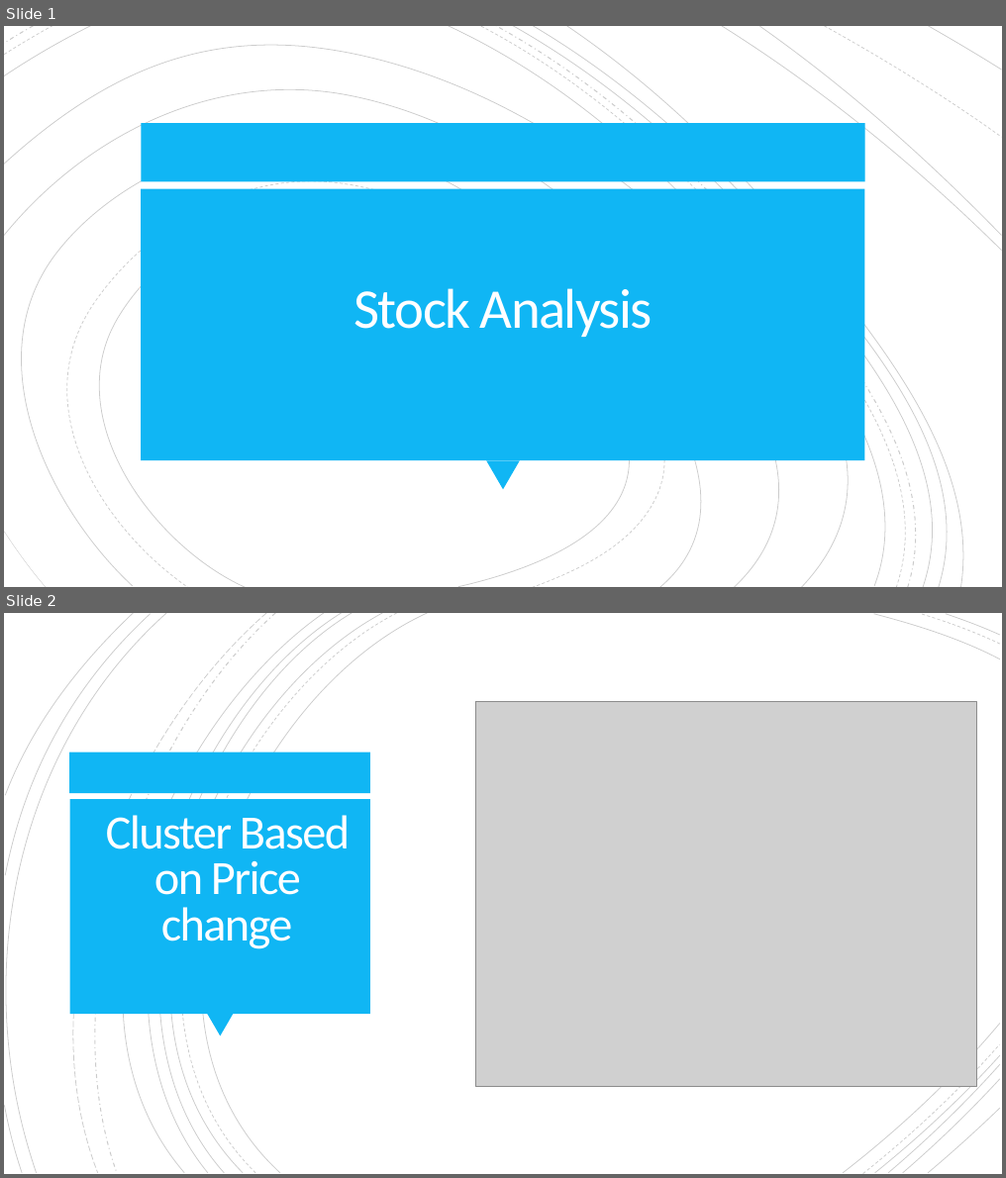
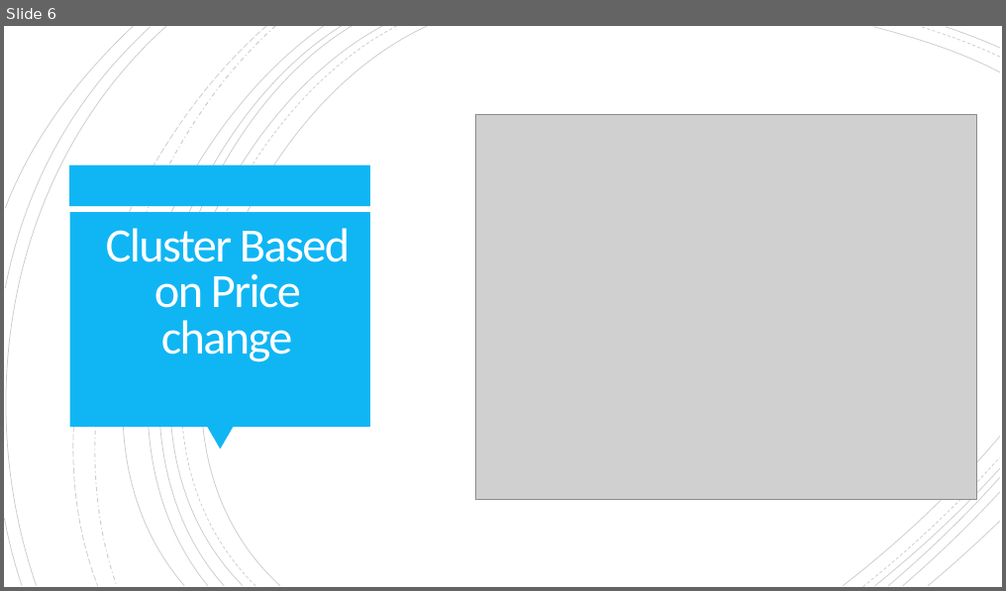
Before and after one commit to tamtam0/ist-707, a slide deck: IST707-Group2.pptx. Shown one above the other, each under a label of ours: slides 1 and 2 before the commit, slide 6 after it. The pictures are 1006x1178 and 1006x591 pixels, drawn with LibreOffice and Linux fonts; fonts in the diff are those of the drawing; grey boxes stand for pictures. Boxes give left, top, right and bottom in pixels: in the first picture for what was removed or moved away, otherwise in the second. Text is boxed around its words. In the diff, an @@ line names an element or a change of style, - is before the commit and + after.

```diff
--- a/IST707-Group2.pptx
+++ b/IST707-Group2.pptx
@@ slide 1 removed at [4,26,1002,587], background #FFFFFF @@
@@ group removed at [4,26,1002,587]: 19 freeform shapes @@
@@ rectangle removed at [141,123,865,181] @@
@@ rectangle removed at [141,189,865,461] @@
@@ title removed at [353,288,652,337] @@
-Stock Analysis
@@ triangle removed at [486,461,520,489] @@
@@ what was slide 2 is now slide 6 @@
```
Also in this commit, not shown: 1 slide changed, 5 slides added.
